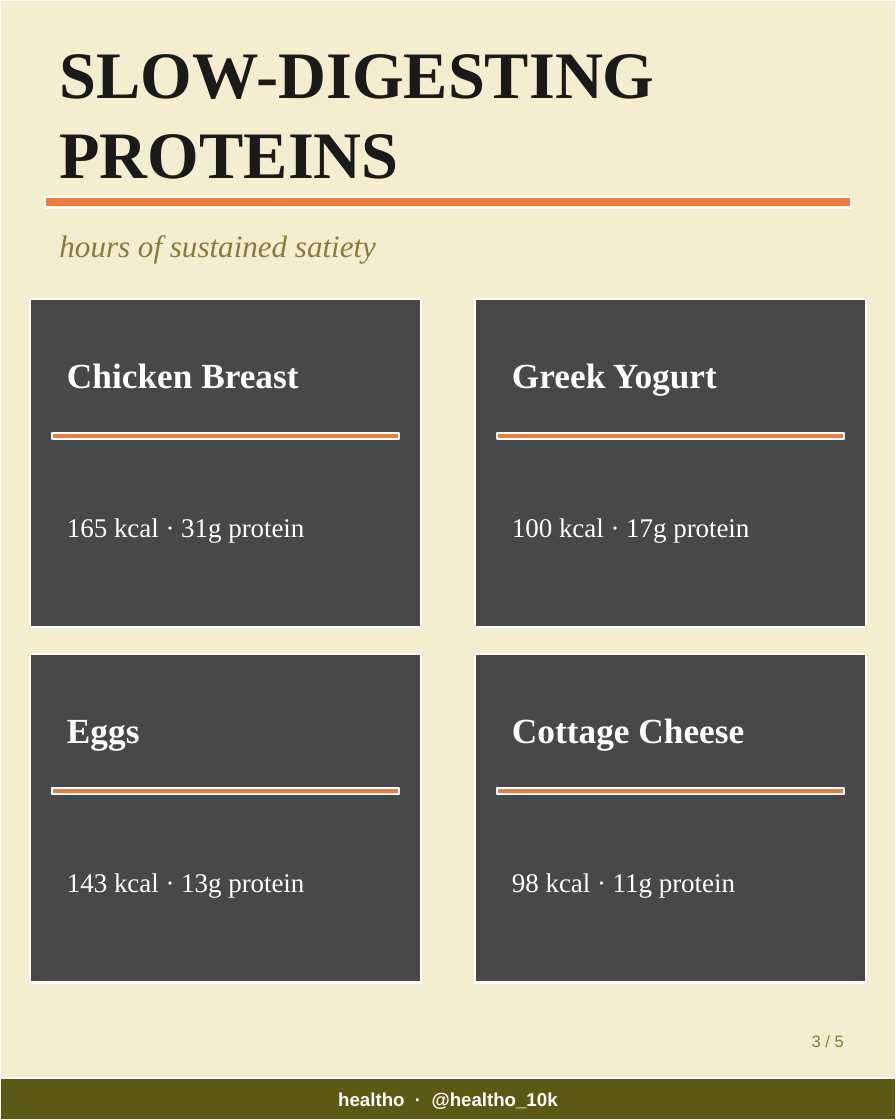
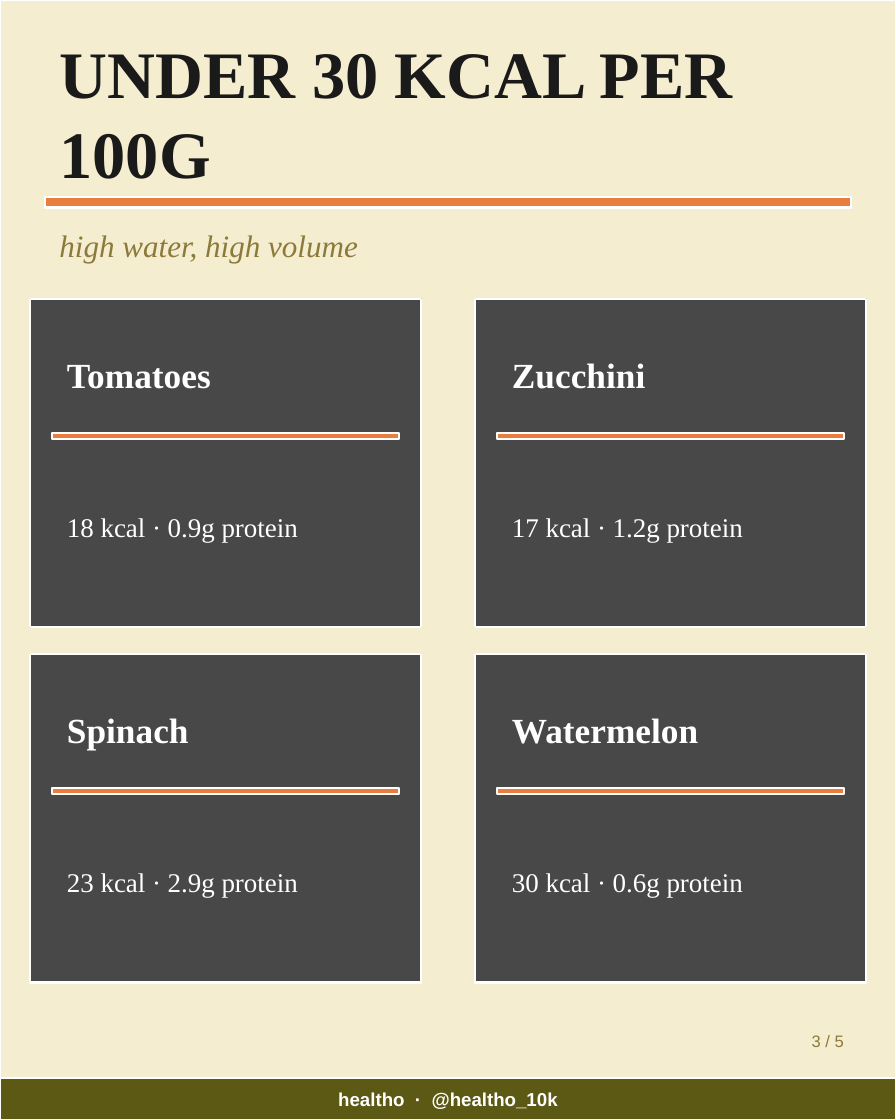
Before and after one commit to healtho-app/healtho, a slide deck: slide 3 of automation/output/latest-carousel.pptx. Drawn at 896x1120 pixels with LibreOffice and Linux fonts; fonts in the diff are those of the drawing; grey boxes stand for pictures. Boxes give left, top, right and bottom in pixels: in the first picture for what was removed or moved away, otherwise in the second. Text is boxed around its words. In the diff, an @@ line names an element or a change of style, - is before the commit and + after.

```diff
--- a/automation/output/latest-carousel.pptx
+++ b/automation/output/latest-carousel.pptx
@@ text at bbox=[59, 54, 733, 179]: text changed @@
-SLOW-DIGESTING PROTEINS
+UNDER 30 KCAL PER 100G
@@ text at bbox=[59, 235, 358, 263]: text changed @@
-hours of sustained satiety
+high water, high volume
@@ text at bbox=[67, 365, 211, 389]: text changed @@
-Chicken Breast
+Tomatoes
@@ text at bbox=[512, 363, 645, 389]: text changed @@
-Greek Yogurt
+Zucchini
@@ text at bbox=[67, 518, 298, 542]: text changed @@
-165 kcal · 31g protein
+18 kcal · 0.9g protein
@@ text at bbox=[512, 518, 743, 542]: text changed @@
-100 kcal · 17g protein
+17 kcal · 1.2g protein
@@ text at bbox=[67, 718, 189, 750]: text changed @@
-Eggs
+Spinach
@@ text at bbox=[512, 718, 698, 744]: text changed @@
-Cottage Cheese
+Watermelon
@@ text at bbox=[67, 873, 298, 898]: text changed @@
-143 kcal · 13g protein
+23 kcal · 2.9g protein
@@ text at bbox=[512, 873, 743, 898]: text changed @@
-98 kcal · 11g protein
+30 kcal · 0.6g protein
```
Also in this commit, not shown: 4 other slides changed, 5 other files.
